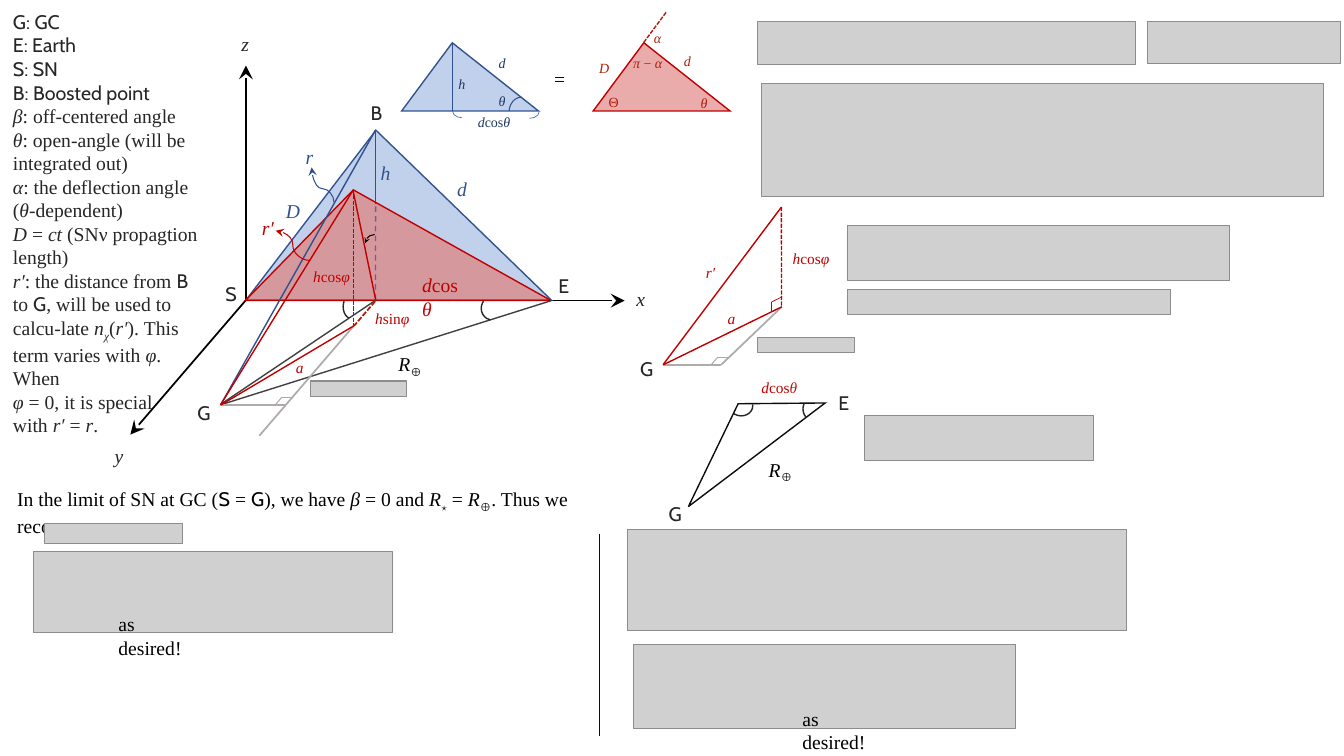
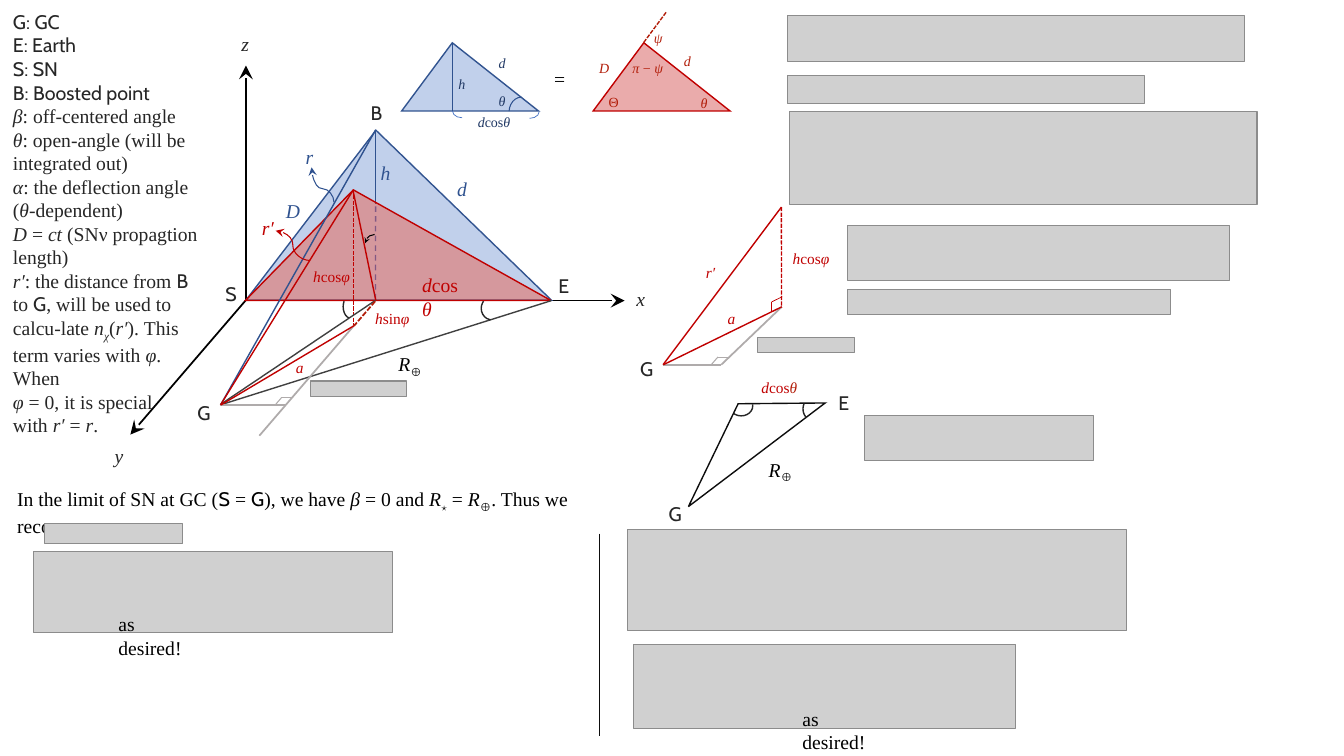
Before and after one commit to yenhsunlin/SNnuBDM2, a slide deck: slide 1 of doc/scheme.pptx. Drawn at 1344x756 pixels with LibreOffice and Linux fonts; fonts in the diff are those of the drawing; grey boxes stand for pictures; background and template pictures are left out. Boxes give left, top, right and bottom in pixels: in the first picture for what was removed or moved away, otherwise in the second. Text is boxed around its words. In the diff, an @@ line names an element or a change of style, - is before the commit and + after.

```diff
--- a/doc/scheme.pptx
+++ b/doc/scheme.pptx
@@ picture: place and size @@
-picture at box(758, 21, 1136, 65)
+picture at box(788, 16, 1245, 63)
@@ picture removed at box(1147, 22, 1341, 65) @@
@@ text at box(654, 34, 663, 46): text changed @@
-α
+ψ
@@ text at box(632, 64, 663, 76): text changed @@
-π − α
+π − ψ
@@ picture added at box(787, 76, 1144, 104) @@
@@ picture: place and size @@
-picture at box(762, 84, 1324, 197)
+picture at box(789, 112, 1257, 205)
```
Also in this commit, not shown: 3 other files.
